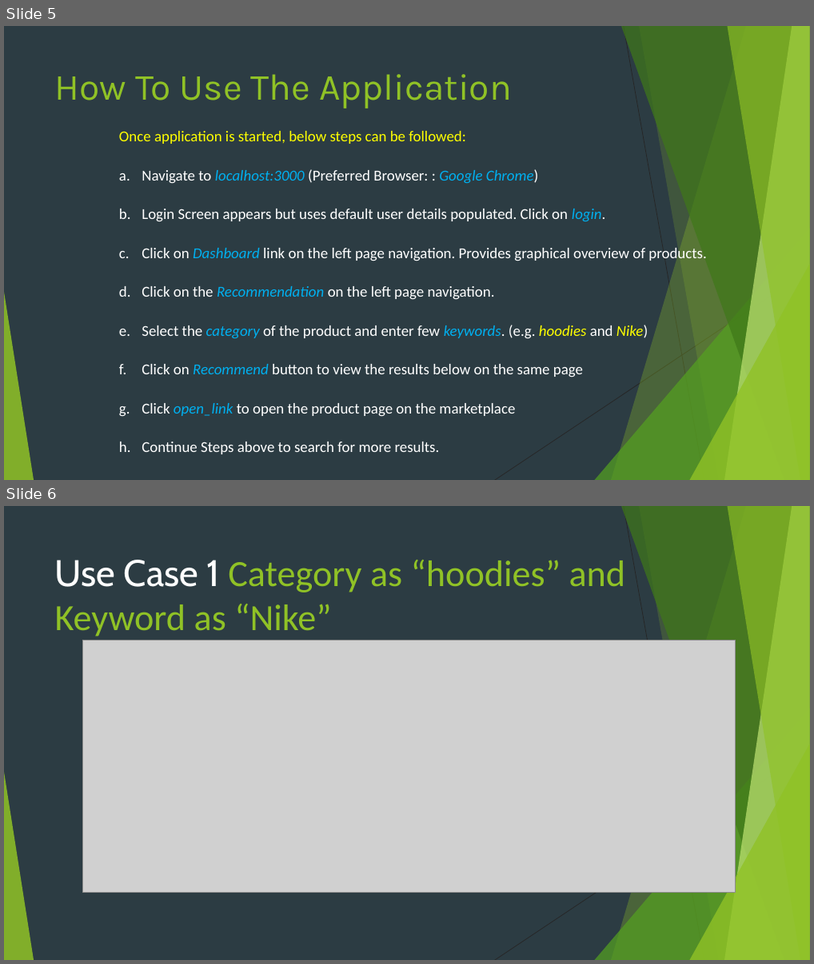
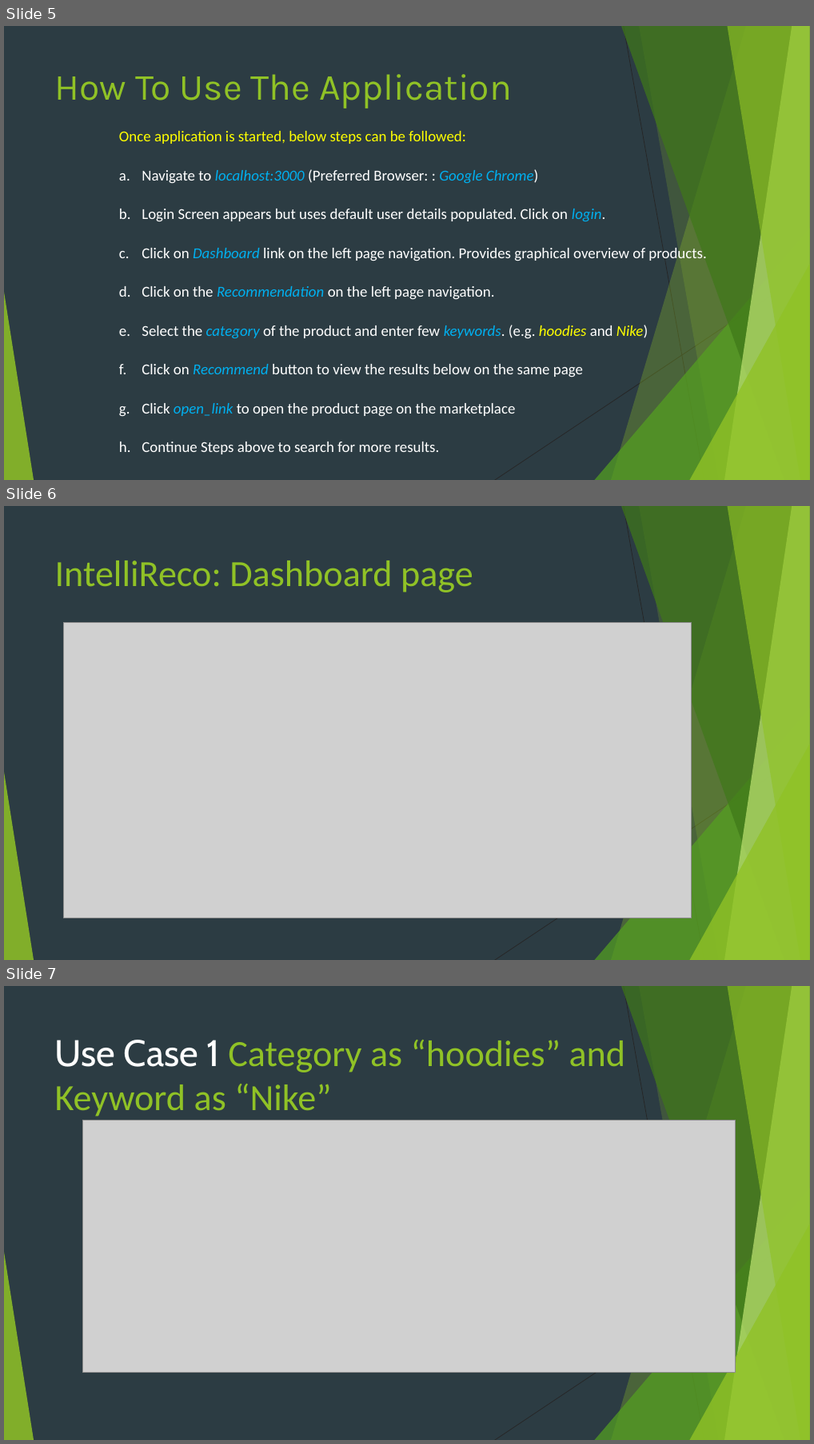
Before and after one commit to ShaleenMehrotra/CourseProject, a slide deck: Software Presentation.pptx. Shown one above the other, each under a label of ours: slides 5 and 6 before the commit, slides 5, 6 and 7 after it. The pictures are 814x964 and 814x1444 pixels, drawn with LibreOffice and Linux fonts; fonts in the diff are those of the drawing; grey boxes stand for pictures. Boxes give left, top, right and bottom in pixels: in the first picture for what was removed or moved away, otherwise in the second. Text is boxed around its words. In the diff, an @@ line names an element or a change of style, - is before the commit and + after.

Commit message:
Updated the ppt

```diff
--- a/Software Presentation.pptx
+++ b/Software Presentation.pptx
@@ slide 6 added at (4, 506, 810, 960), background #2C3C43; not listed: 10 template elements that a slide beside it also shows @@
@@ title added at (55, 560, 474, 592), 44 pt, text #90C226 @@
+IntelliReco: Dashboard page
@@ picture added at (63, 623, 692, 918) @@
@@ what was slide 6 is now slide 7 @@
```
